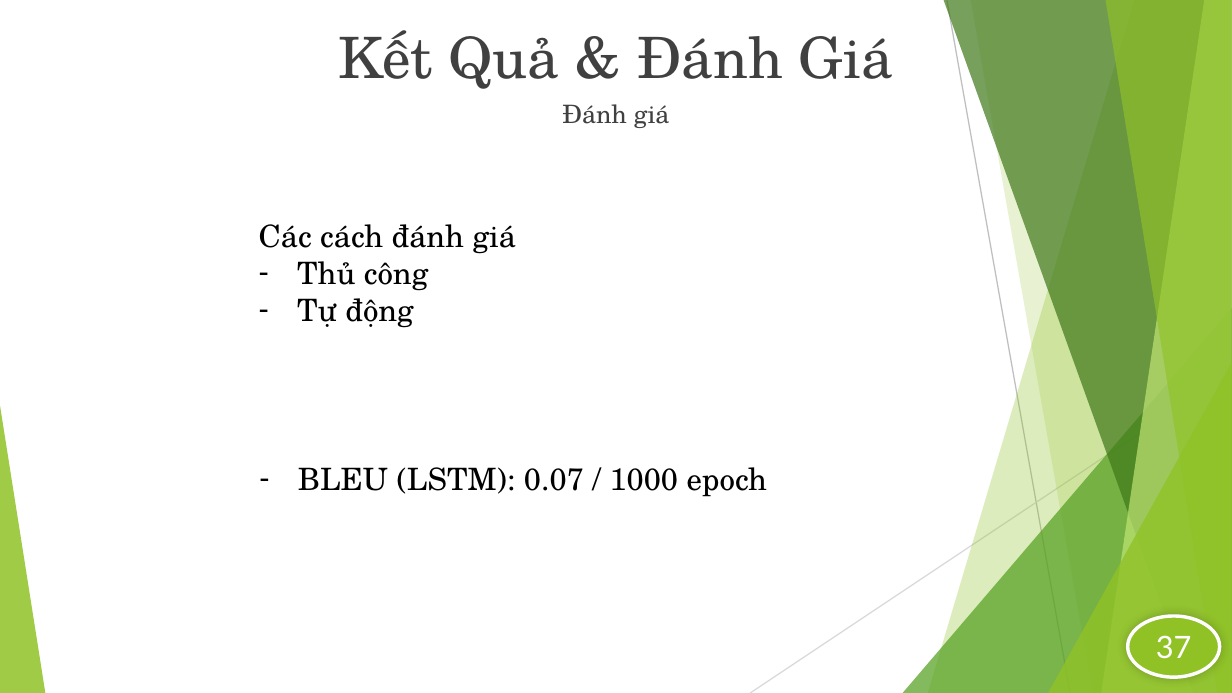
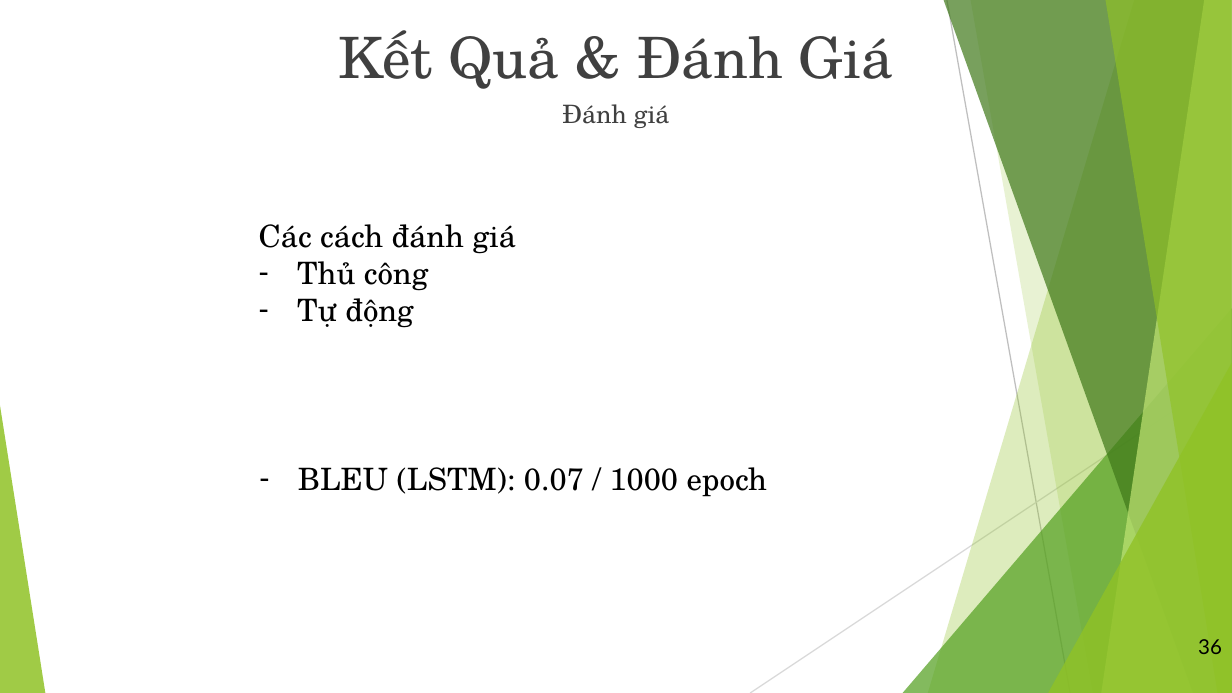
Before and after one commit to vanvibig/BaoCaoLuanVan, a slide deck: slide 36 of LVTN_Vi.pptx (slide 37 before the commit). Drawn at 1232x693 pixels with LibreOffice and Linux fonts; fonts in the diff are those of the drawing. Boxes give left, top, right and bottom in pixels: in the first picture for what was removed or moved away, otherwise in the second. Text is boxed around its words. In the diff, an @@ line names an element or a change of style, - is before the commit and + after.

```diff
--- a/LVTN_Vi.pptx
+++ b/LVTN_Vi.pptx
@@ ellipse removed at [1127,616,1220,678] @@
-37
@@ page number at [1198,639,1222,654]: text changed; size 16 to 12 pt; text colour #90C226 to #000000 @@
-37
+36
```
Also in this commit, not shown: 37 other slides changed, 1 slide removed, 3 other files.
